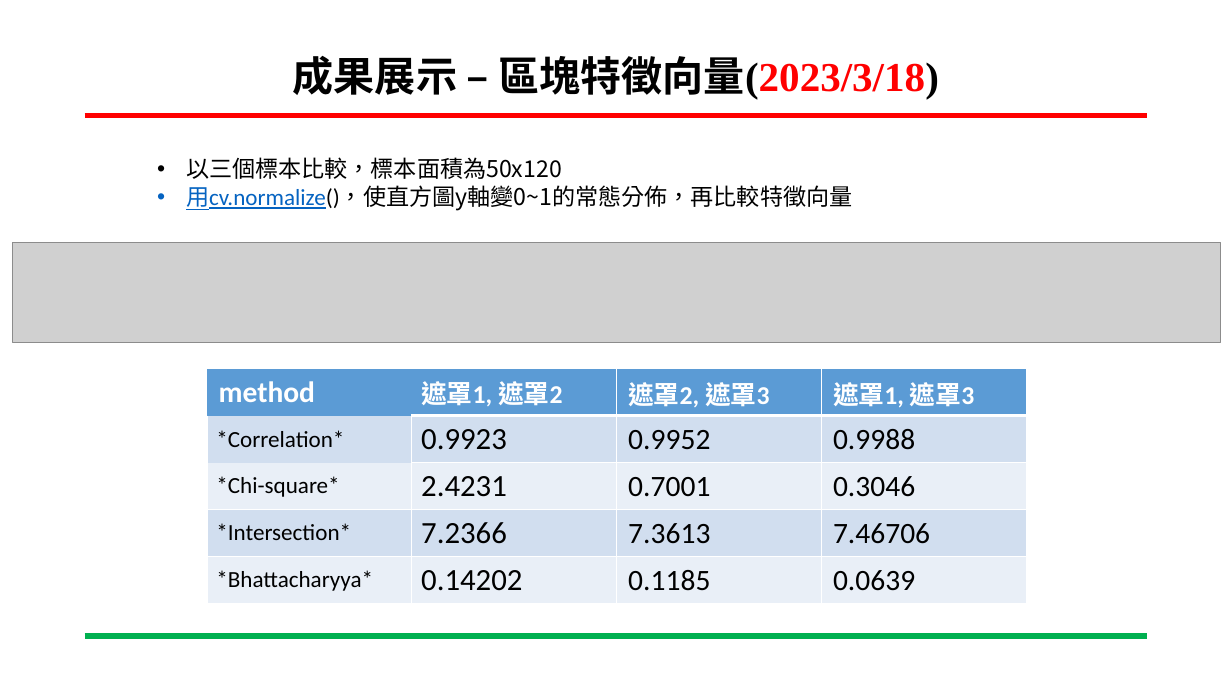
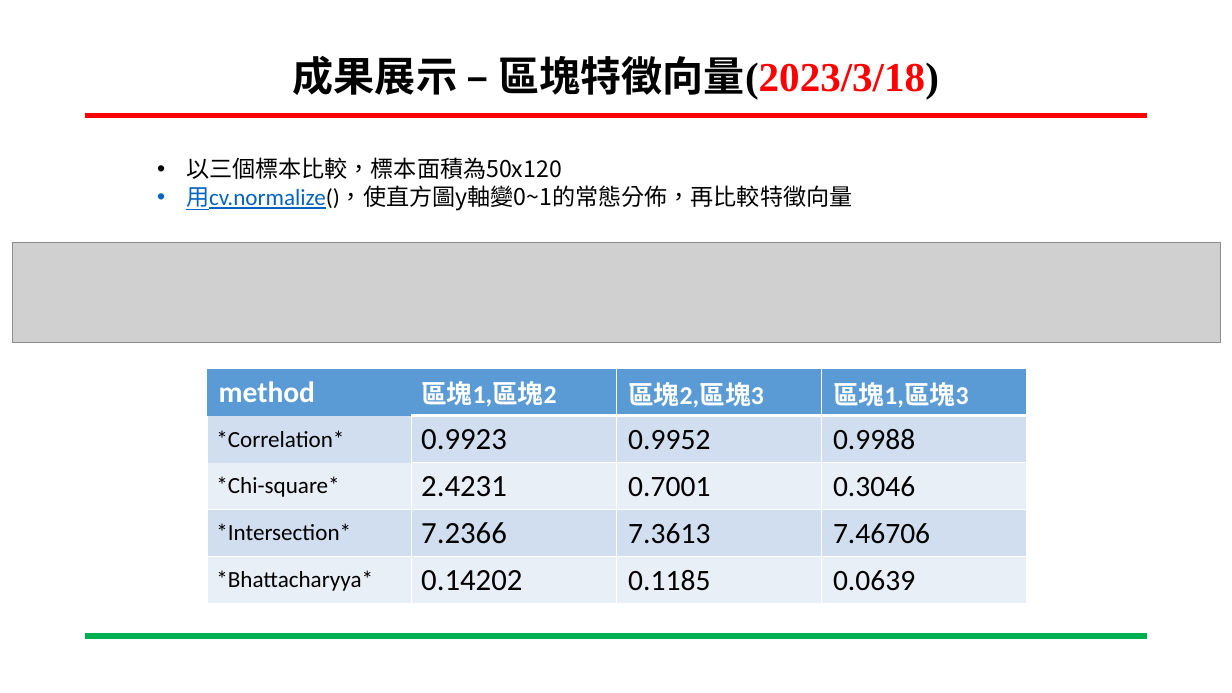
Before and after one commit to ing0331/111-2_Embedded-Image-Processing, a slide deck: slide 12 of HW2/LBP_HW2.pptx. Drawn at 1232x693 pixels with LibreOffice and Linux fonts; fonts in the diff are those of the drawing; grey boxes stand for pictures; background and template pictures are left out. Boxes give left, top, right and bottom in pixels: in the first picture for what was removed or moved away, otherwise in the second. Text is boxed around its words. In the diff, an @@ line names an element or a change of style, - is before the commit and + after.

```diff
--- a/HW2/LBP_HW2.pptx
+++ b/HW2/LBP_HW2.pptx
@@ table at (207, 369, 1028, 604) @@
-row 1: method | 遮罩1, 遮罩2 | 遮罩2, 遮罩3 | 遮罩1, 遮罩3
+row 1: method | 區塊1,區塊2 | 區塊2,區塊3 | 區塊1,區塊3
```
Also in this commit, not shown: 4 other slides changed.
